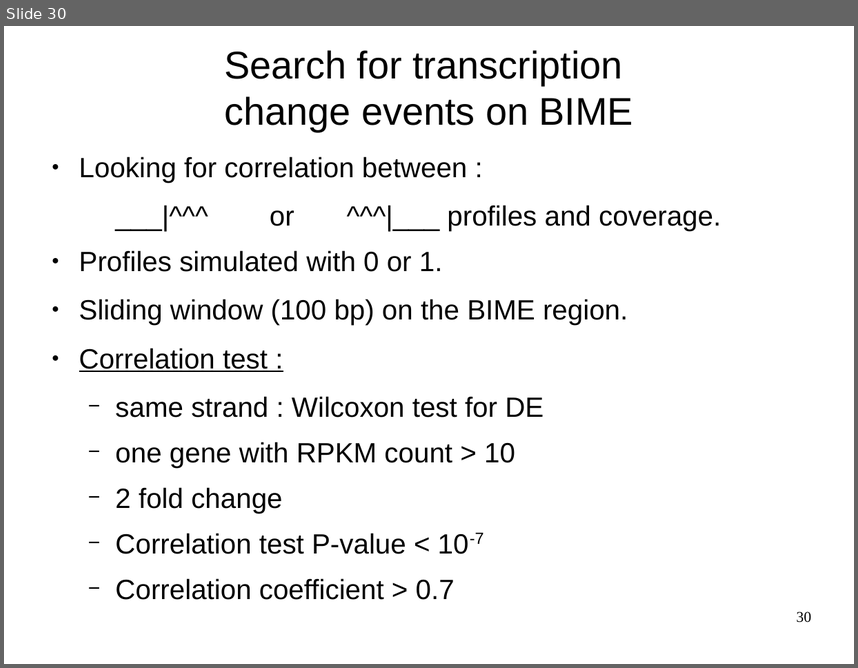
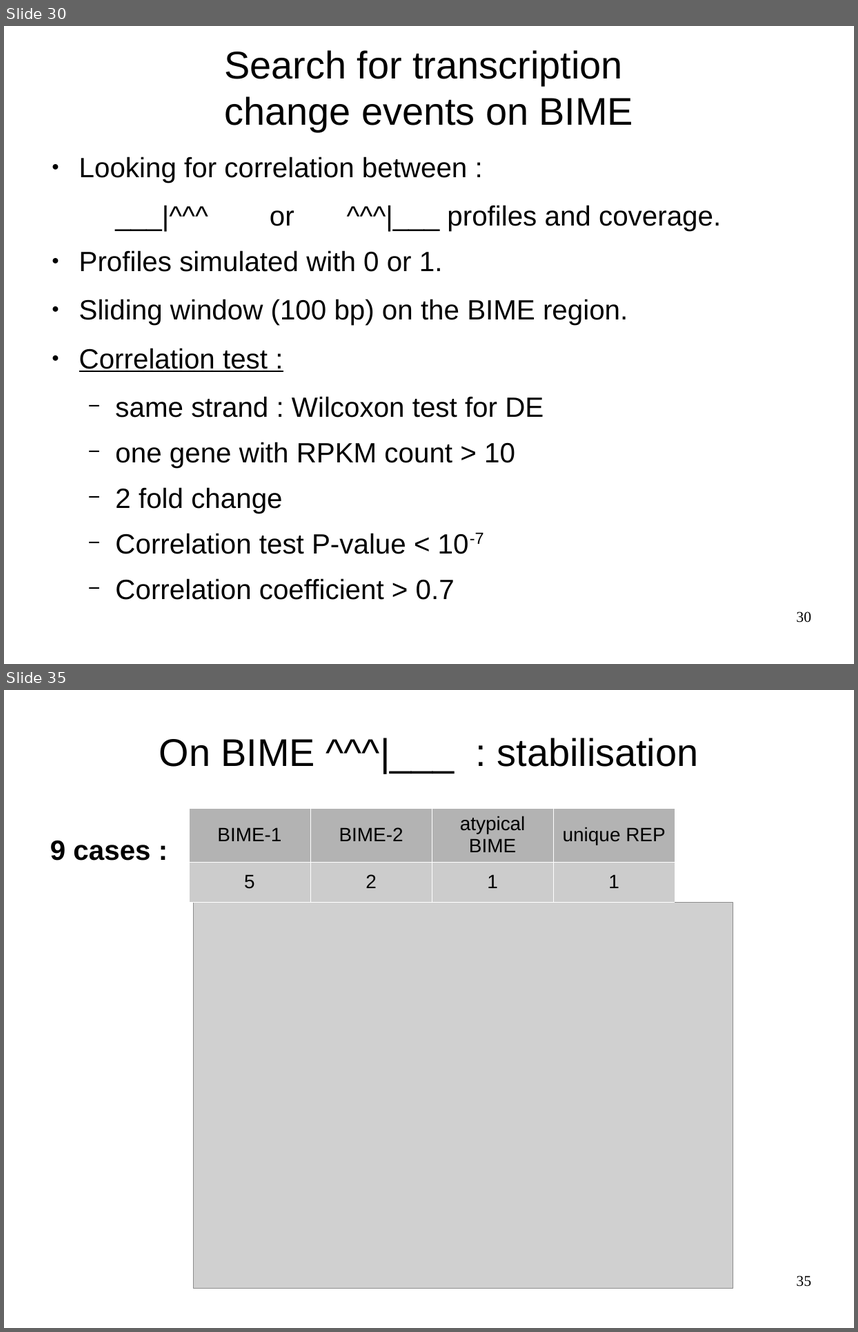
Before and after one commit to mesmeraf/stage_M2, a slide deck: presentation.odp. Shown one above the other, each under a label of ours: slide 30 before the commit, slides 30 and 35 after it; the slides between them are not shown. The pictures are 858x668 and 858x1332 pixels, drawn with LibreOffice and Linux fonts; fonts in the diff are those of the drawing; grey boxes stand for pictures; background and template pictures are left out. Boxes give left, top, right and bottom in pixels: in the first picture for what was removed or moved away, otherwise in the second. Text is boxed around its words. In the diff, an @@ line names an element or a change of style, - is before the commit and + after.

Commit message:
Ajout resultats BIME presentation

```diff
--- a/presentation.odp
+++ b/presentation.odp
@@ slide 35 added at (4,690,854,1328), background picture (left out) @@
@@ title added at (159,738,699,767), 36 pt, text #000000 @@
+On BIME ^^^|___ : stabilisation
@@ table added at (189,808,677,899), 2 rows, 4 columns @@
+BIME-1 | BIME-2 | atypical BIME | unique REP
+5 | 2 | 1 | 1
@@ text added at (50,840,150,860), 26 pt, text #000000, bold @@
+9 cases :
@@ picture added at (193,902,733,1288) @@
@@ page number added at (796,1275,811,1286), 14 pt, text #000000 @@
+35
```
Also in this commit, not shown: 3 slides changed, 5 other slides added, 5 other files.
